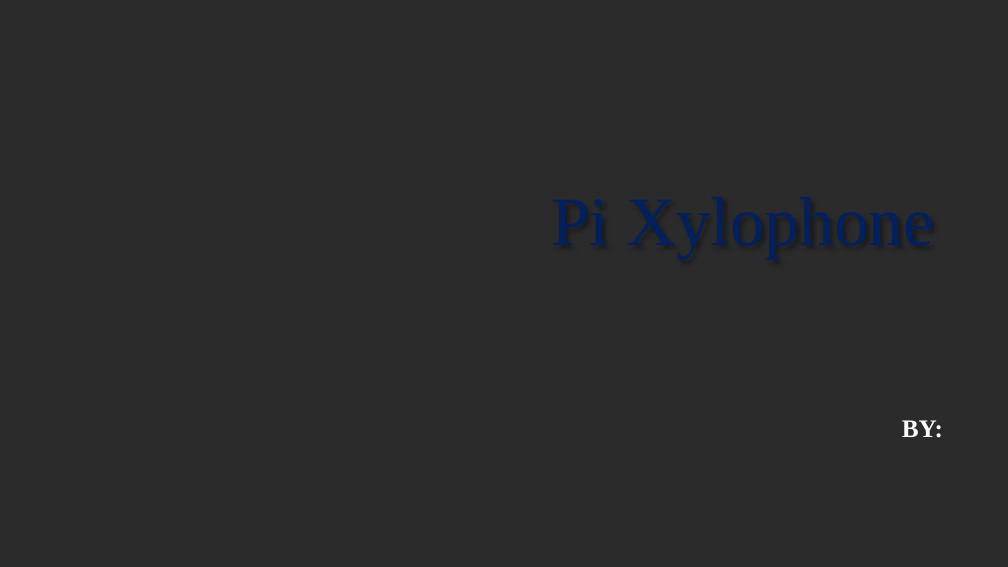
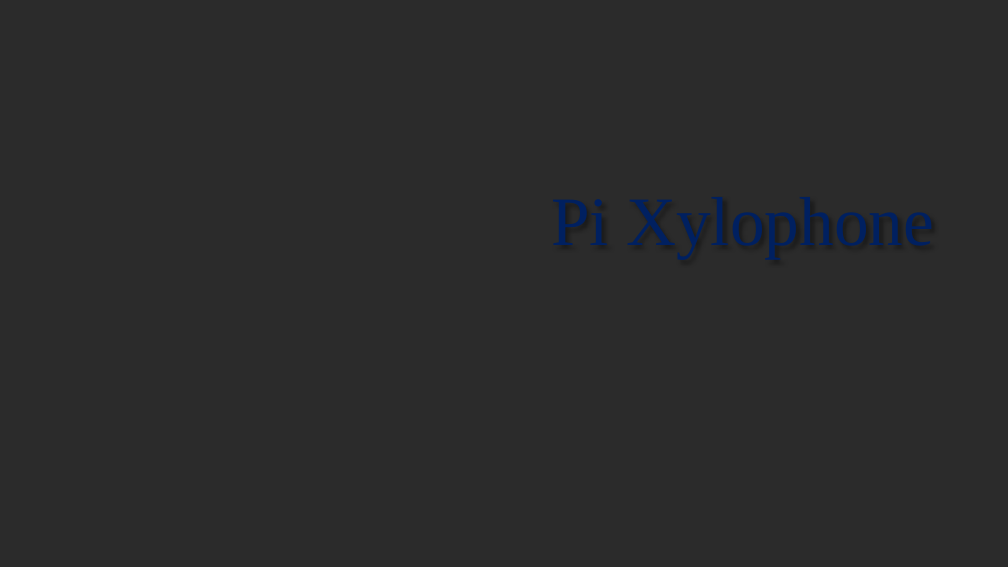
Before and after one commit to Final-Pi-Project-132/The-Final-Pi-project, a slide deck: slide 1 of Pi Project Presentation.pptx. Drawn at 1008x567 pixels with LibreOffice and Linux fonts; fonts in the diff are those of the drawing; background and template pictures are left out; a plain dark background stands for a picture behind light text. Boxes give left, top, right and bottom in pixels: in the first picture for what was removed or moved away, otherwise in the second. Text is boxed around its words. In the diff, an @@ line names an element or a change of style, - is before the commit and + after.

```diff
--- a/Pi Project Presentation.pptx
+++ b/Pi Project Presentation.pptx
@@ subtitle removed at (x1=902, y1=420, x2=943, y2=438) @@
-BY:
```
